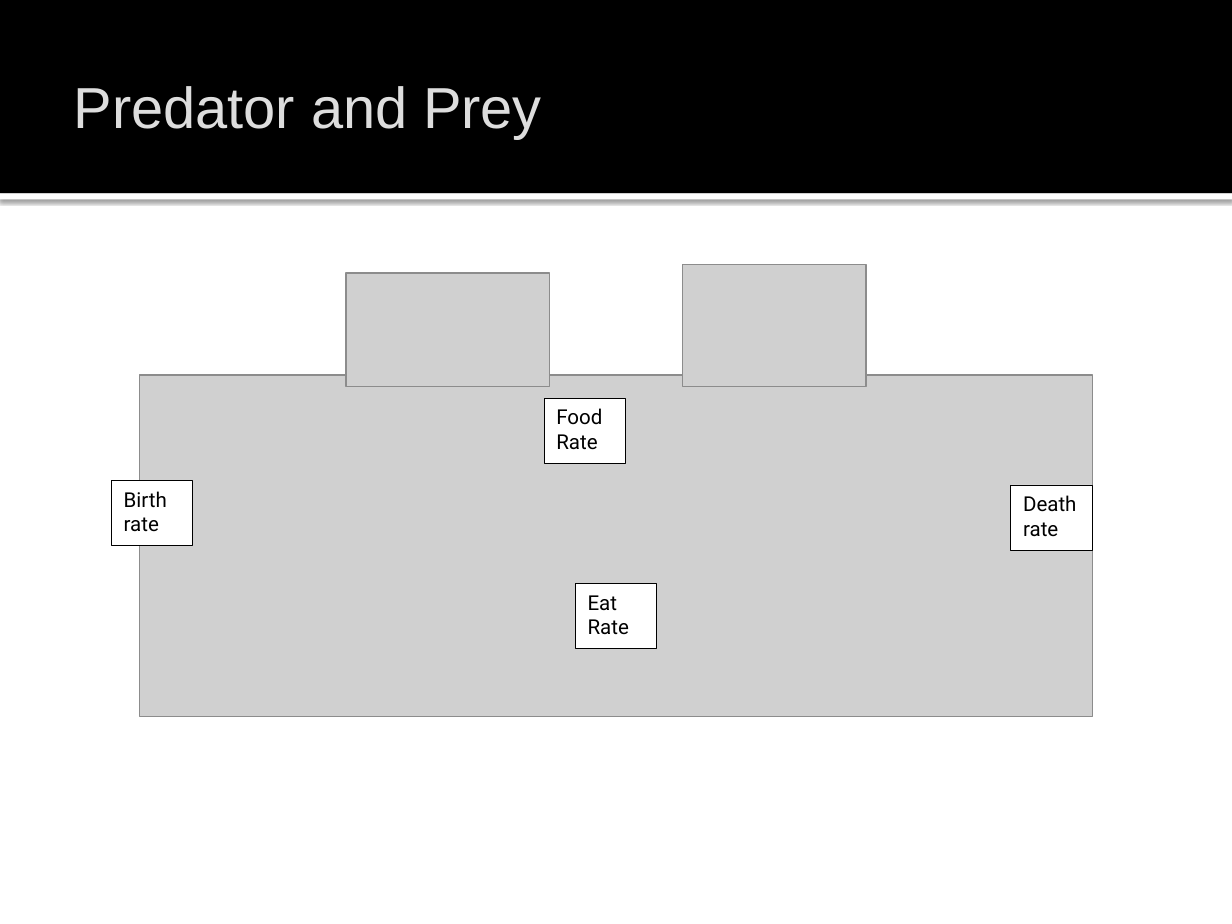
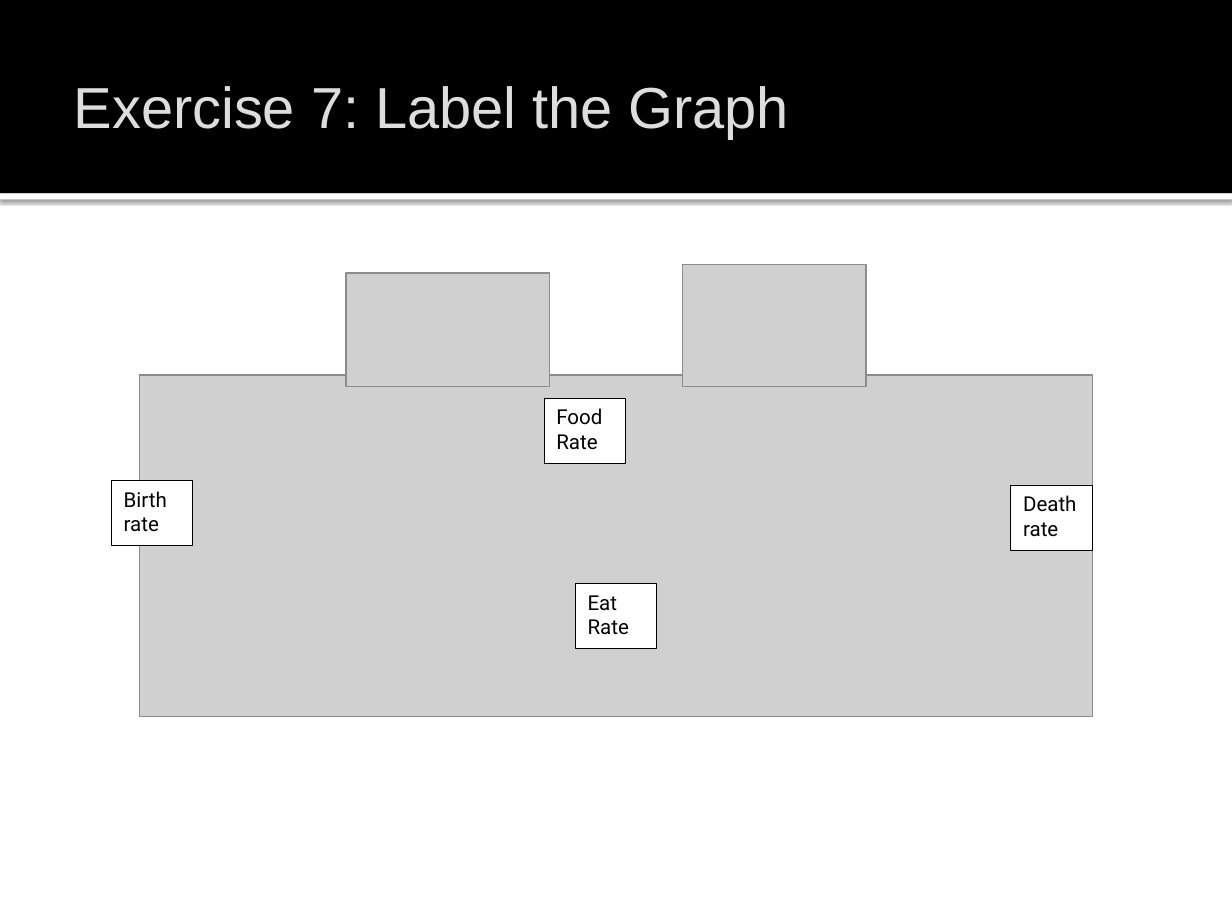
Before and after one commit to john-s-butler-dit/Maths-in-the-Wild, a slide deck: slide 40 of 01_Predator_Prey/Maths_in_the_Wild_Predator_Prey.pptx (slide 30 before the commit). Drawn at 1232x924 pixels with LibreOffice and Linux fonts; fonts in the diff are those of the drawing; grey boxes stand for pictures; background and template pictures are left out. Boxes give left, top, right and bottom in pixels: in the first picture for what was removed or moved away, otherwise in the second. Text is boxed around its words. In the diff, an @@ line names an element or a change of style, - is before the commit and + after.

Commit message:
Updated Predator Prey

```diff
--- a/01_Predator_Prey/Maths_in_the_Wild_Predator_Prey.pptx
+++ b/01_Predator_Prey/Maths_in_the_Wild_Predator_Prey.pptx
@@ title at (74, 86, 788, 139): text changed @@
-Predator and Prey
+Exercise 7: Label the Graph
```
Also in this commit, not shown: 24 other slides changed, 21 slides added, 3 slides removed, 15 other files.
